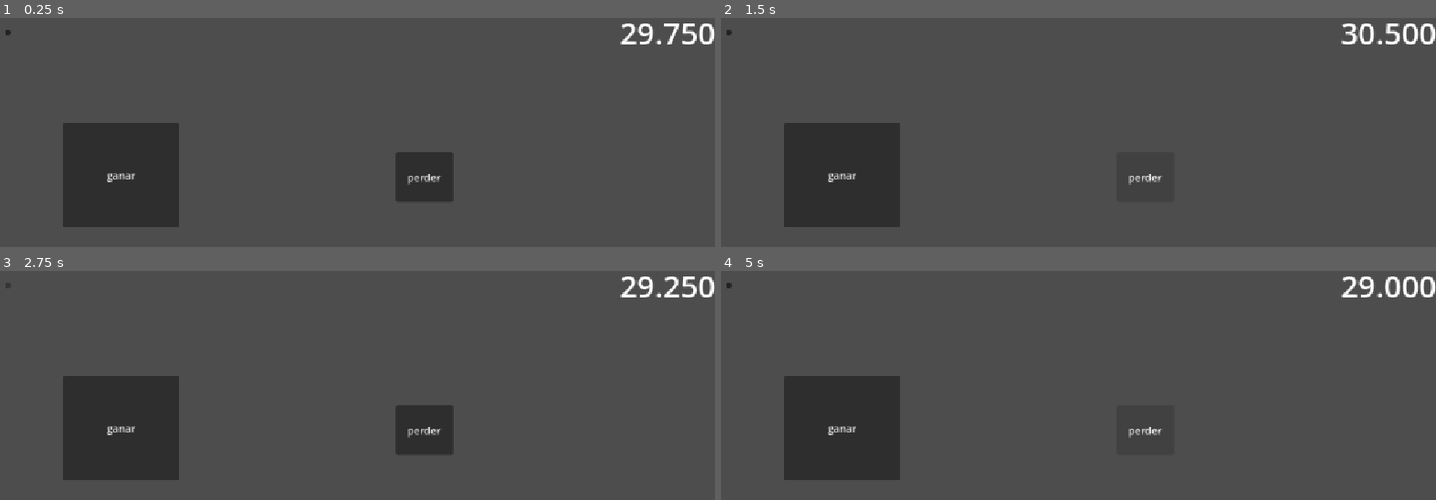
Above: before the commit, frames 1-4 (two rows, left to right).
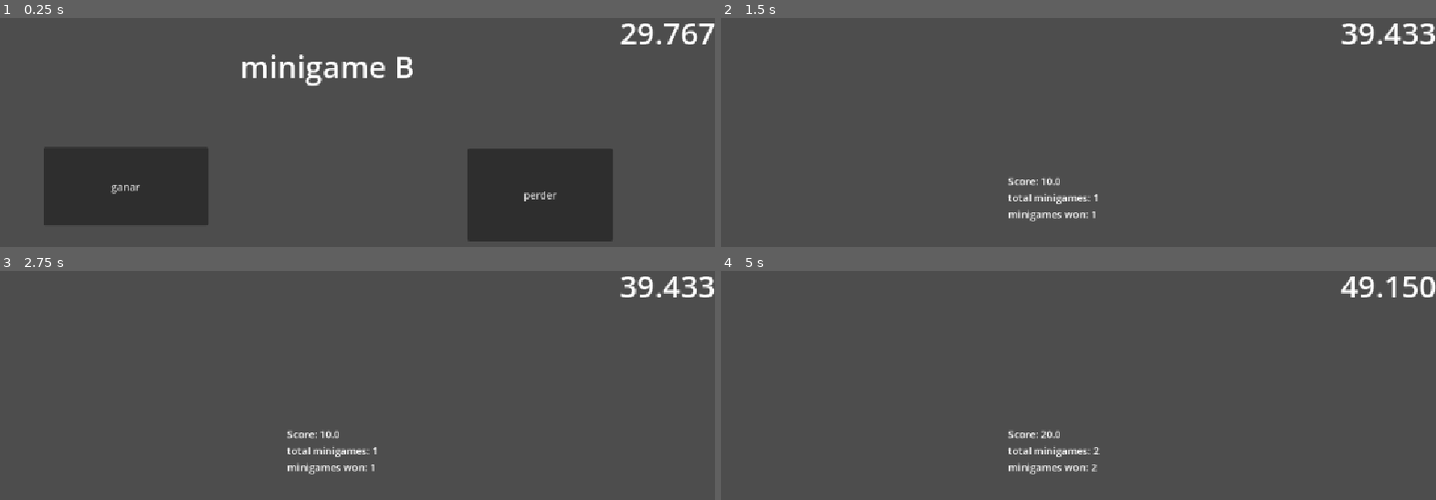
Above: after the commit, the same moments.

Repository: manzanerad/feria-gamer
Game: Godot game, scene res://scenes/main.tscn
The game is run twice, just before and just after one commit, with the same random seed, the same clock (stepped at 60 frames per second) and the same inputs.
Inputs (mouse positions are in pixels of both pictures, inside the frame that each line leads up to):
- Up to frame 1 (0.25 s): no input
- Up to frame 2 (1.5 s): click "ganar" at 0.5 s; click (1142, 178) at 1.25 s, where only the run before the commit has a clickable "perder"
- Up to frame 3 (2.75 s): click (7, 284) at 2.02 s
- Up to frame 4 (5 s): click (728, 284) at 2.77 s; click "ganar" at 3.5 s; click (1142, 431) at 4.25 s, where only the run before the commit has a clickable "perder"

The runs differ from the first frame. In frame 1, 15% of the frame differs, in the area x 0-100%, y 2-98%; in frame 2, 8.5%; in frame 3, 10%; in frame 4, 8.5%.

Commit message:
added results screen and other stuff i guess

Diff:
--- a/scenes/main.gd
+++ b/scenes/main.gd
@@ -7,17 +7,21 @@
 
 var timer: float = 30.000
 var game_over: bool = false
+var total_score: float = 0
+var minigames_passed: int = 0
+var minigames_won: int = 0
+var results_screen_timer: float = 3
 
-const MinigameScene: PackedScene = preload("res://scenes/test_minigame.tscn")
+const MinigameAScene: PackedScene = preload("res://scenes/test_minigame_a.tscn")
+const MinigameBScene: PackedScene = preload("res://scenes/test_minigame_b.tscn")
+
+var minigames: Array[PackedScene] = [MinigameAScene, MinigameBScene]
 
 
 
 # Called when the node enters the scene tree for the first time.
 func _ready() -> void:
-	var minigame = MinigameScene.instantiate()
-	minigame_slot.add_child(minigame)
-	minigame.win.connect(timer_gain)
-	minigame.lose.connect(timer_loss)
+	load_minigame()
 
 
 # Called every frame. 'delta' is the elapsed time since the previous frame.
@@ -25,27 +29,63 @@
 	if game_over:
 		return
 
-	timer -= delta
+	timer_label.text = "%.3f" % timer
+
+	if not $ResultsScreen.visible:
+		timer -= delta
 
 	if timer <= 0:
+
 		timer = maxf(timer, 0)
+		timer_label.text = "%.3f" % timer
 		game_over = true
 		print("game over")
 
 
-
-	timer_label.text = "%.3f" % timer
+func timer_gain(score):
+	if not game_over:
+		minigames_won += 1
+		timer += score
+		print("gained score: " + str(score))
+		$MinigameSlot.get_child(0).queue_free()
+		results_screen(score)
 
 
 
-
-
-func timer_gain(score):
-	if not game_over:
-		timer += score
-		print("gained score: " + str(score))
 
 func timer_loss():
 	if not game_over:
 		print("womp womp")
 		timer -= 3
+		$MinigameSlot.get_child(0).queue_free()
+		results_screen(0)
+
+
+func load_minigame():
+	$ResultsScreen.hide()
+	var minigame = minigames.pick_random().instantiate()
+	minigame.win.connect(timer_gain)
+	minigame.lose.connect(timer_loss)
+	minigame_slot.add_child(minigame)
+	minigames_passed += 1
+
+
+func results_screen(score):
+		$ResultsScreen.show()
+		total_score += score
+		results_screen_timer = snappedf(results_screen_timer*0.9, 0.01)
+		if results_screen_timer <= 1.0:
+			results_screen_timer = maxf(results_screen_timer, 1.0)
+		print("results timer: " + str(results_screen_timer))
+		$ResultsScreen/ResultsLabel.set_text(
+			"Score: "
+			+ str(total_score)
+			+ "\n"
+			+ "total minigames: "
+			+ str(minigames_passed)
+			+ "\n"
+			+ "minigames won: "
+			+ str(minigames_won)
+		)
+		await get_tree().create_timer(results_screen_timer).timeout
+		load_minigame()
--- a/scenes/main.tscn
+++ b/scenes/main.tscn
@@ -1,6 +1,8 @@
 [gd_scene format=3 uid="uid://cfwq3cqteuwv1"]
 
 [ext_resource type="Script" uid="uid://db4ovuw1g2311" path="res://scenes/main.gd" id="1_o5qli"]
+
+[sub_resource type="LabelSettings" id="LabelSettings_o5qli"]
 
 [node name="Main" type="Control" unique_id=2093131847]
 layout_mode = 3
@@ -51,20 +53,6 @@
 offset_top = 70.0
 offset_right = 190.0
 offset_bottom = 93.0
-
-[node name="ChoiceScreen" type="Control" parent="." unique_id=1027645474]
-anchors_preset = 0
-offset_left = 33.0
-offset_top = 29.0
-offset_right = 73.0
-offset_bottom = 69.0
-
-[node name="OptionA" type="Button" parent="ChoiceScreen" unique_id=1076784278]
-layout_mode = 0
-offset_right = 8.0
-offset_bottom = 8.0
-
-[node name="OptionB" type="Button" parent="ChoiceScreen" unique_id=1765408250]
-layout_mode = 0
-offset_right = 8.0
-offset_bottom = 8.0
+text = "RESULTADO
+"
+label_settings = SubResource("LabelSettings_o5qli")
--- /dev/null
+++ b/scenes/test_minigame_a.gd
@@ -0,0 +1,25 @@
+extends Control
+
+signal win(score: float)
+signal lose()
+
+var score: float = 5.0
+
+# Called when the node enters the scene tree for the first time.
+func _ready() -> void:
+	pass # Replace with function body.
+
+
+# Called every frame. 'delta' is the elapsed time since the previous frame.
+func _process(delta: float) -> void:
+	pass
+
+
+
+
+func _on_win_pressed() -> void:
+	win.emit(score)
+
+
+func _on_lose_pressed() -> void:
+	lose.emit()
--- a/scenes/test_minigame.tscn
+++ b/scenes/test_minigame_a.tscn
@@ -1,6 +1,9 @@
 [gd_scene format=3 uid="uid://f5ln2q5q21vh"]
 
-[ext_resource type="Script" uid="uid://wtemxlh5u025" path="res://scenes/test_minigame.gd" id="1_ivmg3"]
+[ext_resource type="Script" uid="uid://wtemxlh5u025" path="res://scenes/test_minigame_a.gd" id="1_7pl5c"]
+
+[sub_resource type="LabelSettings" id="LabelSettings_nvotg"]
+font_size = 48
 
 [node name="TestMinigame" type="Control" unique_id=1722614093]
 layout_mode = 3
@@ -9,7 +12,7 @@
 anchor_bottom = 1.0
 grow_horizontal = 2
 grow_vertical = 2
-script = ExtResource("1_ivmg3")
+script = ExtResource("1_7pl5c")
 
 [node name="Win" type="Button" parent="." unique_id=1321919540]
 layout_mode = 0
@@ -28,5 +31,14 @@
 text = "perder
 "
 
+[node name="Label" type="Label" parent="." unique_id=391969067]
+layout_mode = 0
+offset_left = 407.0
+offset_top = 26.0
+offset_right = 682.0
+offset_bottom = 93.0
+text = "minigame A"
+label_settings = SubResource("LabelSettings_nvotg")
+
 [connection signal="pressed" from="Win" to="." method="_on_win_pressed"]
 [connection signal="pressed" from="Lose" to="." method="_on_lose_pressed"]
--- a/scenes/test_minigame.gd
+++ b/scenes/test_minigame_b.gd
@@ -3,7 +3,7 @@
 signal win(score: float)
 signal lose()
 
-var score: float = 5.0
+var score: float = 10.0
 
 # Called when the node enters the scene tree for the first time.
 func _ready() -> void:
@@ -17,7 +17,6 @@
 
 
 
-
 func _on_win_pressed() -> void:
 	win.emit(score)
 
--- /dev/null
+++ b/scenes/test_minigame_b.tscn
@@ -0,0 +1,43 @@
+[gd_scene format=3 uid="uid://dbn0m1224v3a7"]
+
+[ext_resource type="Script" uid="uid://d4jvf7qfmpo6p" path="res://scenes/test_minigame_b.gd" id="1_5c3b5"]
+
+[sub_resource type="LabelSettings" id="LabelSettings_nvotg"]
+font_size = 48
+
+[node name="TestMinigameB" type="Control" unique_id=55153307]
+layout_mode = 3
+anchors_preset = 15
+anchor_right = 1.0
+anchor_bottom = 1.0
+grow_horizontal = 2
+grow_vertical = 2
+script = ExtResource("1_5c3b5")
+
+[node name="Win" type="Button" parent="." unique_id=774124218]
+layout_mode = 0
+offset_left = 93.0
+offset_top = 214.0
+offset_right = 353.0
+offset_bottom = 338.0
+text = "ganar"
+
+[node name="Lose" type="Button" parent="." unique_id=1092340158]
+layout_mode = 0
+offset_left = 762.0
+offset_top = 216.0
+offset_right = 991.0
+offset_bottom = 362.0
+text = "perder"
+
+[node name="Label" type="Label" parent="." unique_id=155663403]
+layout_mode = 0
+offset_left = 403.0
+offset_top = 53.0
+offset_right = 678.0
+offset_bottom = 150.0
+text = "minigame B"
+label_settings = SubResource("LabelSettings_nvotg")
+
+[connection signal="pressed" from="Win" to="." method="_on_win_pressed"]
+[connection signal="pressed" from="Lose" to="." method="_on_lose_pressed"]
Renamed: scenes/test_minigame.gd.uid -> scenes/test_minigame_a.gd.uid
Not shown, added: scenes/test_minigame_b.gd.uid
